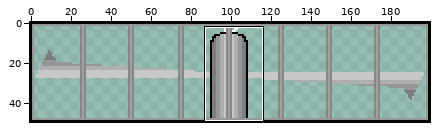
Sprite sheet -- CGR/Assets/TempArt/Fan/Propeller1.png. Above: a wide view before the commit, with the close-up outlined.
Close-up. First the earlier version:
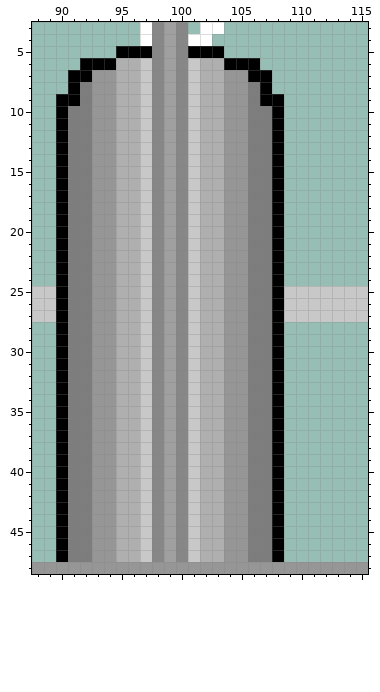
The file is 200x50 pixels. Shown: x 88..115, y 3..48.
After:
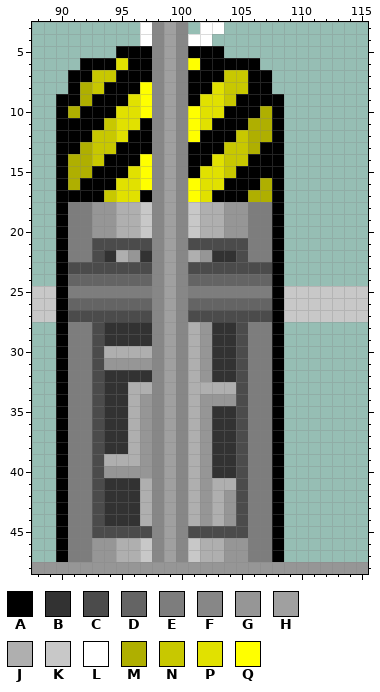
Palette (. is transparent): A #000000  B #323232  C #4b4b4b  D #646464  E #7d7d7d  F #878787  G #969696  H #a0a0a0  J #afafaf  K #c8c8c8  L #ffffff  M #afaf00  N #c8c800  P #e1e100  Q #ffff00
What changed:
Changed rows in their new state; - is an unchanged pixel.
first column x 91:
 6 ----PAA---QAA----
 7 --NNAAA---AAANN--
 8 -MNAAAQ---AAPNNA-
 9 -MAAAPQ---APPNAA-
10 MAAAPPQ---QPPAAAM
11 AAANPPA---QPAAAMM
12 AANNPAA---QAAANMM
13 AMNNAAA---AAANNMA
14 MMNAAAQ---AAPNNAA
15 MMAAAPQ---APPNAAA
16 MAAAPPQ---QPPAAAM
17 AAANPPA---QPAAAMM
first column x 91:
21 --CCCCC---CCCCC--
22 --CB-GB---JGBBC--
23 CCCCCCC---CCCCCCC
24 DDDDDDD---DDDDDDD
25 --EEEEE---EEEEE--
26 DDDDDDD---DDDDDDD
27 CCCCCCC---CCCCCCC
28 --CBBBB---JGBBC--
29 --CBBBB---JGBBC--
30 --CJ--J---JGBBC--
31 --C-GGG---JGBBC--
32 --CBBBB---JGBBC--
33 --CBB-J---J--JC--
34 --CBB-G---JGG-C--
35 --CBB-G---JGBBC--
36 --CBB-G---JGBBC--
37 --CBB-G---JGBBC--
38 --CBB-G---JGBBC--
39 --CJ--G---JGBBC--
40 --C-GGG---JGBBC--
41 --CBBBJ---JG-JC--
42 --CBBBJ---JG--C--
43 --CBBBJ---JG--C--
44 --CBBBJ---JG--C--
45 --CCCCC---CCCCC--
Where, in picture pixels (left, top, right, bottom), the same in both close-ups:
changed: (68, 58, 272, 202)
changed: (68, 238, 272, 538)
